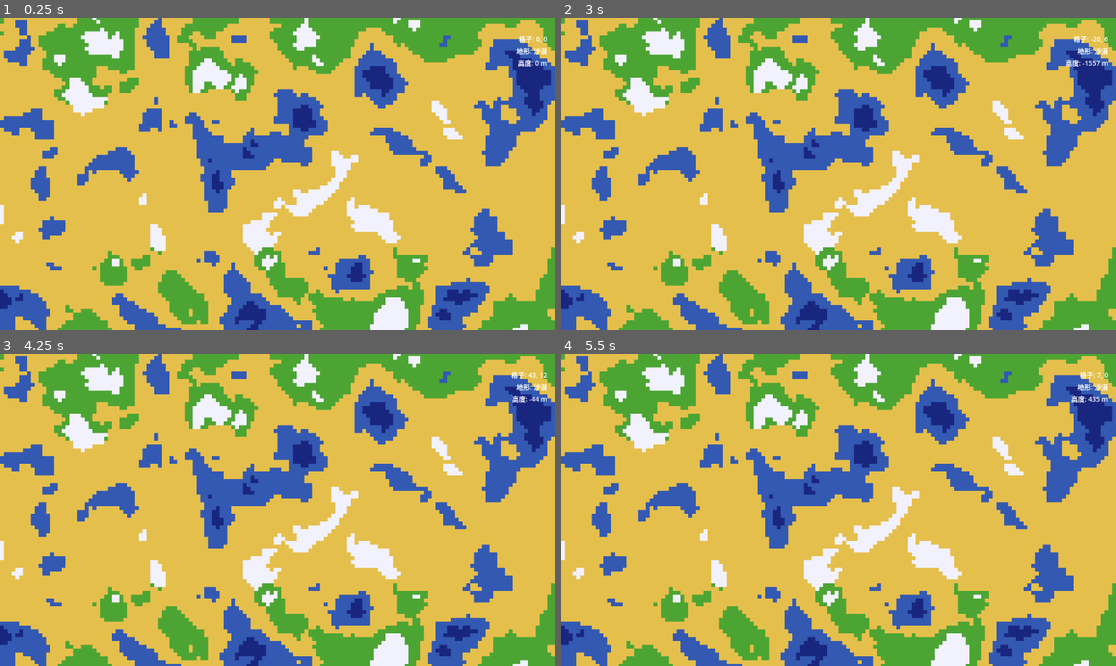
Above: before the commit, frames 1-4 (two rows, left to right).
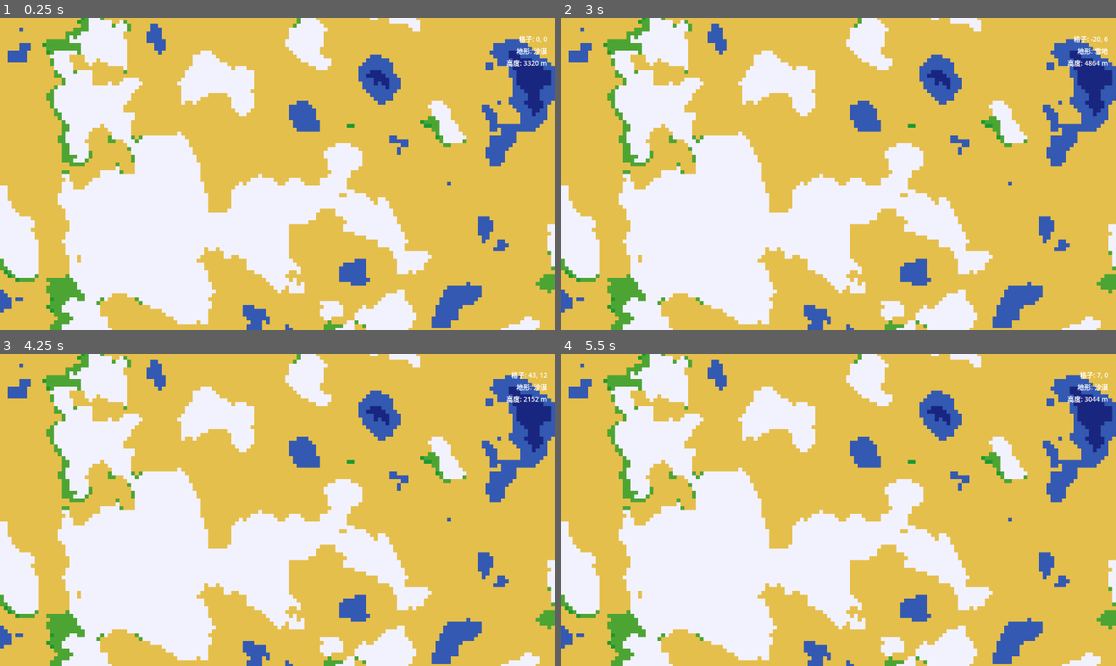
Above: after the commit, the same moments.

Repository: iiishop/cultivation-simulator
Game: Godot game, scene res://Scenes/map_view.tscn
The game is run twice, just before and just after one commit, with the same random seed, the same clock (stepped at 60 frames per second) and the same inputs.
Inputs (mouse positions are in pixels of both pictures, inside the frame that each line leads up to):
- Up to frame 1 (0.25 s): no input
- Up to frame 2 (3 s): tap Enter at 0.5, 2 s; move the mouse to (960, 158) at 0.52 s; click (960, 158) at 0.67 s; tap Space at 1.25, 2.75 s; drag from (727, 189) to (810, 236) at 1.27 s; move the mouse to (894, 105) at 2.02 s; click (894, 105) at 2.17 s; drag from (810, 236) to (672, 127) at 2.77 s
- Up to frame 3 (4.25 s): tap Enter at 3.5 s; move the mouse to (444, 556) at 3.52 s; click (444, 556) at 3.67 s
- Up to frame 4 (5.5 s): tap Space at 4.25 s; drag from (672, 463) to (755, 432) at 4.27 s; move the mouse to (866, 510) at 5.02 s; click (866, 510) at 5.17 s

The runs differ from the first frame. In frame 1, 48% of the frame differs, in the area x 0-100%, y 0-100%; in frame 2, 48%; in frame 3, 48%; in frame 4, 48%.

Commit message:
refactor: Enhance terrain generation logic and update map_view scene
- Removed unused node paths in map_view.tscn for cleaner scene structure.
- Improved terrain name retrieval logic in map_camera.gd to handle edge cases more robustly.
- Expanded terrain_generator.gd with additional noise functions for continent shaping, mountain ridges, and climate effects, enhancing the procedural generation of the map.

Diff:
--- a/Scenes/map_view.tscn
+++ b/Scenes/map_view.tscn
@@ -13,9 +13,6 @@
 
 [node name="MapController" type="Node" parent="." unique_id=640548792]
 script = ExtResource("2")
-camera = NodePath("../Camera2D")
-tile_map = NodePath("../TerrainMap")
-tile_info_label = NodePath("../UI/TileInfo")
 
 [node name="UI" type="CanvasLayer" parent="." unique_id=1127517855]
 
--- a/Scripts/map_camera.gd
+++ b/Scripts/map_camera.gd
@@ -84,7 +84,7 @@
 		if tile_map.has_method("get_terrain_name"):
 			terrain_name = tile_map.get_terrain_name(terrain_id)
 		elif terrain_id >= 0:
-			terrain_name = _default_terrain_names()[terrain_id] if terrain_id < 7 else "—"
+			terrain_name = _default_terrain_names()[terrain_id] if terrain_id >= 0 and terrain_id < _default_terrain_names().size() else "—"
 		if tile_map.has_method("get_height_meters_at_cell"):
 			var h_m: float = tile_map.get_height_meters_at_cell(cell)
 			height_str = "%d m" % int(snappedf(h_m, 1.0))
--- a/Scripts/terrain_generator.gd
+++ b/Scripts/terrain_generator.gd
@@ -1,10 +1,15 @@
 extends TileMapLayer
 
-## 地形生成器：使用 FastNoiseLite + 衰减生成海陆与气候，支持河流
+## 地形生成器：带偏向与故事性的地图（大陆轮廓、圣山、干旱带、边陲感）
 ## 使用 TileMapLayer（Godot 4.x 推荐），替代已弃用的 TileMap
-## 文档：godot-epub-docs TileMapLayer.set_cell(coords, source_id, atlas_coords, alternative_tile)
 
 var noise: FastNoiseLite
+var noise_continent: FastNoiseLite  # 大陆轮廓，低频大块
+var noise_dry: FastNoiseLite       # 干旱带分布
+var noise_ridge: FastNoiseLite    # 脊状噪声，形成山脉轮廓
+var noise_chain: FastNoiseLite    # 低频方向性，决定山链走向与分布
+var _story_peak_center: Vector2   # 圣山/世界中心
+var _story_dry_center: Vector2    # 干旱带中心（沙漠叙事）
 
 enum Terrain {
 	DEEP_OCEAN,
@@ -21,28 +26,79 @@
 	"深海", "海洋", "草原", "沙漠", "温带森林", "热带森林", "雪地"
 ]
 
+## 第一层：基础地表（仅沙漠/草原），森林不在此表
+## [温度带][湿度带] -> 沙漠 或 草原
+const BASE_BIOME_TABLE := [
+	[Terrain.GRASSLAND, Terrain.GRASSLAND, Terrain.GRASSLAND],   # 冷
+	[Terrain.GRASSLAND, Terrain.GRASSLAND, Terrain.GRASSLAND],   # 凉
+	[Terrain.DESERT, Terrain.GRASSLAND, Terrain.GRASSLAND],      # 暖
+	[Terrain.DESERT, Terrain.GRASSLAND, Terrain.GRASSLAND],      # 热
+]
+
+## 第二层：森林覆盖率阈值 + 扰动幅度（破直线边界）
+const FOREST_COVER_THRESHOLD := 0.48
+const FOREST_THRESHOLD_NOISE := 0.09
+## 第三层：温带/热带过渡带中心与扰动（连续过渡，不硬切）
+const FOREST_TROPICAL_CENTER := 0.55
+const FOREST_TYPE_NOISE := 0.14
+
 var _size := 512
 const TILE_SIZE := 16
 
-## 高度米制换算：原始高度约 [-1, 1]，海平面 0 → 0 m，1 单位 = 10 km
-## 深海约 -0.5 → -5000 m，雪线 0.4 → 4000 m，极高山约 1 → 10000 m
-const HEIGHT_TO_METERS := 10000.0
+## 高度米制：海平面 = 陆地/海洋分界（raw -0.25），陆地显示 ≥ 0 m
+## raw -0.5 → 约 -1500 m（深海），-0.25 → 0 m（海岸），0.4 → 4000 m（雪线），1 → 约 7700 m
+const SEA_LEVEL_RAW := -0.25
+const METERS_PER_RAW_UNIT := 4000.0 / (0.4 - SEA_LEVEL_RAW)
+
+## 湿度扩散：海岸高湿向内陆衰减（距离单位：格）
+const COASTAL_DECAY_SCALE := 28.0
+## 雨影：风向（风从西向东吹，背风侧=东侧变干）
+const RAIN_SHADOW_RAY_STEPS := 55
+const RAIN_SHADOW_HEIGHT_RAW := 0.1
+const RAIN_SHADOW_FACTOR := 0.38
+
+## 山链：脊状噪声强度；方向性采样缩放（形成连续山脉）
+const RIDGE_STRENGTH := 0.26
+const RIDGE_FREQ := 1.0 / 44.0
+const CHAIN_FREQ := 1.0 / 95.0
 
 func _ready() -> void:
 	if tile_set == null or tile_set.get_source_count() == 0:
 		tile_set = _create_placeholder_tileset()
+	var seed_val := randi()
 	noise = FastNoiseLite.new()
-	noise.seed = randi()
+	noise.seed = seed_val
 	noise.frequency = 1.0 / 32.0
 	noise.fractal_octaves = 4
-	print("[Generator]: 地形生成器启动 (TileMapLayer)")
+	noise_continent = FastNoiseLite.new()
+	noise_continent.seed = seed_val + 1
+	noise_continent.frequency = 1.0 / 80.0
+	noise_continent.fractal_octaves = 2
+	noise_dry = FastNoiseLite.new()
+	noise_dry.seed = seed_val + 2
+	noise_dry.frequency = 1.0 / 100.0
+	noise_dry.fractal_octaves = 1
+	# 脊状噪声：山脉轮廓
+	noise_ridge = FastNoiseLite.new()
+	noise_ridge.seed = seed_val + 10
+	noise_ridge.noise_type = FastNoiseLite.TYPE_SIMPLEX
+	noise_ridge.fractal_type = FastNoiseLite.FRACTAL_RIDGED
+	noise_ridge.frequency = RIDGE_FREQ
+	noise_ridge.fractal_octaves = 4
+	noise_ridge.fractal_lacunarity = 2.2
+	noise_ridge.fractal_gain = 0.5
+	# 低频方向性：山链走向与分布
+	noise_chain = FastNoiseLite.new()
+	noise_chain.seed = seed_val + 11
+	noise_chain.frequency = CHAIN_FREQ
+	noise_chain.fractal_octaves = 2
+	print("[Generator]: 地形生成器启动 (TileMapLayer, 故事性地图)")
 	generate(_size)
 
 
 func _create_placeholder_tileset() -> TileSet:
 	var ts := TileSet.new()
 	var atlas := TileSetAtlasSource.new()
-	var img := Image.create(7 * TILE_SIZE, TILE_SIZE, false, Image.FORMAT_RGBA8)
 	var colors := [
 		Color(0.1, 0.15, 0.5),   # 深海
 		Color(0.2, 0.35, 0.7),   # 海洋
@@ -52,25 +108,33 @@
 		Color(0.1, 0.6, 0.2),    # 热带森林
 		Color(0.95, 0.95, 1.0),  # 雪地
 	]
-	for i in 7:
+	var n := colors.size()
+	var img := Image.create(n * TILE_SIZE, TILE_SIZE, false, Image.FORMAT_RGBA8)
+	for i in n:
 		for px in range(i * TILE_SIZE, (i + 1) * TILE_SIZE):
 			for py in range(TILE_SIZE):
 				img.set_pixel(px, py, colors[i])
 	var tex := ImageTexture.create_from_image(img)
 	atlas.texture = tex
 	atlas.texture_region_size = Vector2i(TILE_SIZE, TILE_SIZE)
-	for i in 7:
+	for i in n:
 		atlas.create_tile(Vector2i(i, 0))
 	ts.add_source(atlas, SOURCE_ID)
 	return ts
 
 
+## 纬度因子：0=赤道，1=极地（用于温度）
+func _latitude(pos: Vector2) -> float:
+	return absf(pos.y / (0.5 * _size))
+
+
 func heat(pos: Vector2) -> float:
-	return absf(pos.y / (0.5 * _size))
-
-
+	return _latitude(pos)
+
+
+## 到世界中心的归一化距离（圆形衰减，避免南北/东西出现直线边界）
 func falloff_value(pos: Vector2) -> float:
-	var v := maxf(absf(pos.x) / (0.5 * _size), absf(pos.y) / (0.5 * _size))
+	var v := pos.length() / (0.5 * _size)
 	return evaluate(v)
 
 
@@ -80,31 +144,198 @@
 	return pow(x, A) / (pow(x, A) + pow(B - B * x, A))
 
 
+## 大陆轮廓：低频噪声，让陆地偏向成块而非均匀铺满
+func _world_shape(pos: Vector2) -> float:
+	var n := noise_continent.get_noise_2d(pos.x * 0.5, pos.y * 0.5)
+	return (n + 1.0) * 0.5
+
+
+## 圣山：中心点不变，范围缩小到约世界 1/9～1/8
+func _story_peak(pos: Vector2) -> float:
+	var d := pos.distance_to(_story_peak_center)
+	var sigma := _size * 0.04
+	var bump := exp(-d * d / (2.0 * sigma * sigma))
+	return bump * 0.7
+
+
+## 山链：脊状噪声 + 低频方向性，形成连续山脉（非到处小山包）
+func _mountain_ridge(pos: Vector2) -> float:
+	# 方向性采样：拉伸/旋转使脊状呈链状走向
+	var ax := pos.x * 0.022 + pos.y * 0.014
+	var ay := pos.y * 0.022 - pos.x * 0.009
+	var ridge_raw := noise_ridge.get_noise_2d(ax, ay)
+	# 脊状高值在 0~1，只取“山脊”侧
+	var ridge := clampf((ridge_raw + 1.0) * 0.5, 0.0, 1.0)
+	# 低频 mask：山链只出现在某些条带，避免全图乱峰
+	var chain := (noise_chain.get_noise_2d(pos.x * 0.012, pos.y * 0.012) + 1.0) * 0.5
+	chain = clampf(chain * 1.4 - 0.2, 0.0, 1.0)
+	return ridge * chain * RIDGE_STRENGTH
+
+
+## 干旱带：固定在世界一角（西南/东南/西北/东北），只占一隅
+func _story_dry_bias(pos: Vector2) -> float:
+	var d := pos.distance_to(_story_dry_center)
+	var sigma := _size * 0.028
+	var bump := exp(-d * d / (2.0 * sigma * sigma))
+	return bump * 0.12
+
+
+## 边陲感：适度压低边缘（与 falloff 一致用距离）
+func _frontier_falloff(pos: Vector2) -> float:
+	var v := pos.length() / (0.5 * _size)
+	return v * v * 0.08
+
+
+## 温度 0..1：1=炎热（赤道），0=寒冷（极地）；加噪声扰动避免南北直线分界
+func get_temperature(pos: Vector2) -> float:
+	var base := 1.0 - _latitude(pos)
+	var wobble := noise.get_noise_2d(pos.x * 0.025, pos.y * 0.025) * 0.24
+	return clampf(base + wobble, 0.0, 1.0)
+
+
+## 湿度 0..1：海岸高湿向内陆衰减 + 雨影（背风侧变干）+ 噪声与干旱带偏置
+func get_moisture(pos: Vector2, height_raw: float) -> float:
+	var base := clampf((height_raw + 0.25) / 0.65, 0.0, 1.0) * 0.6
+	var n := (noise_dry.get_noise_2d(pos.x * 0.15, pos.y * 0.15) + 1.0) * 0.5
+	var dry_bias := _story_dry_bias(pos)
+	return clampf(base + n * 0.4 - dry_bias * 2.5, 0.0, 1.0)
+
+
+## 带湿度扩散与雨影的湿度（用于 generate_land 预计算后）
+func _moisture_with_diffusion(coastal_humidity: float, rain_shadow: float, pos: Vector2, _height_raw: float) -> float:
+	var n := (noise_dry.get_noise_2d(pos.x * 0.15, pos.y * 0.15) + 1.0) * 0.5
+	var dry_bias := _story_dry_bias(pos)
+	var base := coastal_humidity * rain_shadow * (0.65 + n * 0.35)
+	return clampf(base - dry_bias * 2.2, 0.0, 1.0)
+
+
+## 第一层：基础地表（仅沙漠/草原）
+func _base_biome_from_climate(temperature: float, moisture: float) -> int:
+	var ti := int(clampf(temperature * 4.0, 0.0, 3.0))
+	var mi := int(clampf(moisture * 3.0, 0.0, 2.0))
+	return BASE_BIOME_TABLE[ti][mi]
+
+
+## 第二层：森林覆盖率 0~1（湿度×温度×地形，加扰动破硬边界）
+func _forest_coverage(temperature: float, moisture: float, height_raw: float, pos: Vector2) -> float:
+	var wet_warm := moisture * (0.38 + 0.55 * temperature)
+	var elev := clampf((height_raw - 0.15) / 0.25, 0.0, 1.0)
+	var elev_factor := 1.0 - 0.35 * elev
+	var raw := wet_warm * elev_factor
+	var wobble := noise.get_noise_2d(pos.x * 0.018, pos.y * 0.018) * 0.12
+	return clampf(raw + wobble, 0.0, 1.0)
+
+
+## 第二层：是否长森林（阈值带扰动，避免纬线状分界）
+func _forest_cover_threshold(pos: Vector2) -> float:
+	var wobble := noise.get_noise_2d(pos.x * 0.012, pos.y * 0.012) * FOREST_THRESHOLD_NOISE
+	return FOREST_COVER_THRESHOLD + wobble
+
+
+## 第三层：森林类型（连续温度过渡，温带↔热带无硬切）
+func _forest_type(temperature: float, pos: Vector2) -> int:
+	var wobble := noise.get_noise_2d(pos.x * 0.02, pos.y * 0.02) * FOREST_TYPE_NOISE
+	var t_eff := temperature + wobble
+	if t_eff >= FOREST_TROPICAL_CENTER:
+		return Terrain.TROPICAL_FOREST
+	return Terrain.TEMPERATE_FOREST
+
+
 func get_heightv(pos: Vector2) -> float:
-	return noise.get_noise_2d(pos.x, pos.y) - falloff_value(pos)
-
-
-## 返回该位置高度（米），海平面为 0
+	var base := noise.get_noise_2d(pos.x, pos.y)
+	var falloff := falloff_value(pos)
+	var continent := (_world_shape(pos) - 0.5) * 0.25
+	var peak := _story_peak(pos)
+	var ridge := _mountain_ridge(pos)
+	var frontier := _frontier_falloff(pos)
+	return base - falloff + continent + peak + ridge - frontier
+
+
+## 返回该位置高度（米），海平面 = 海岸线（raw -0.25）对应 0 m，陆地不再出现负海拔
 func get_height_meters(pos: Vector2) -> float:
-	return get_heightv(pos) * HEIGHT_TO_METERS
+	var raw := get_heightv(pos)
+	return (raw - SEA_LEVEL_RAW) * METERS_PER_RAW_UNIT
 
 
 ## 返回格子中心高度（米）
 func get_height_meters_at_cell(coords: Vector2i) -> float:
-	return get_heightv(Vector2(coords)) * HEIGHT_TO_METERS
+	var raw := get_heightv(Vector2(coords))
+	return (raw - SEA_LEVEL_RAW) * METERS_PER_RAW_UNIT
+
+
+func _cell_idx(x: int, y: int, half: int) -> int:
+	return (x + half) + (y + half) * _size
 
 
 func generate_land() -> void:
 	print("[Generator]: 开始生成陆地")
 	var total := _size * _size
+	var half := int(_size / 2.0)
+
+	# 1) 预计算高度
+	var height_grid := PackedFloat32Array()
+	height_grid.resize(total)
+	for x in range(-half, half):
+		for y in range(-half, half):
+			height_grid[_cell_idx(x, y, half)] = get_heightv(Vector2(x, y))
+
+	# 2) 从海洋向外 BFS，得到每格到最近海岸的步数（湿度扩散用）
+	var dist_grid := PackedInt32Array()
+	dist_grid.resize(total)
+	for k in total:
+		dist_grid[k] = -1
+	var q: Array = []
+	for x in range(-half, half):
+		for y in range(-half, half):
+			var h := height_grid[_cell_idx(x, y, half)]
+			if h <= SEA_LEVEL_RAW:
+				var idx := _cell_idx(x, y, half)
+				dist_grid[idx] = 0
+				q.append([x, y])
+	while q.size() > 0:
+		var cell: Array = q.pop_front()
+		var cx: int = cell[0]
+		var cy: int = cell[1]
+		var d := dist_grid[_cell_idx(cx, cy, half)]
+		for dx in [Vector2i(-1, 0), Vector2i(1, 0), Vector2i(0, -1), Vector2i(0, 1)]:
+			var nx: int = cx + dx.x
+			var ny: int = cy + dx.y
+			if nx < -half or nx >= half or ny < -half or ny >= half:
+				continue
+			var nidx := _cell_idx(nx, ny, half)
+			if dist_grid[nidx] >= 0:
+				continue
+			dist_grid[nidx] = d + 1
+			q.append([nx, ny])
+
+	# 3) 雨影：风从西向东，背风侧（山体东侧）变干
+	var upwind := Vector2i(-1, 0)
+	var rain_shadow_grid := PackedFloat32Array()
+	rain_shadow_grid.resize(total)
+	for x in range(-half, half):
+		for y in range(-half, half):
+			var idx := _cell_idx(x, y, half)
+			var my_h := height_grid[idx]
+			var max_h := my_h
+			for step in range(1, RAIN_SHADOW_RAY_STEPS):
+				var sx := x + upwind.x * step
+				var sy := y + upwind.y * step
+				if sx < -half or sx >= half or sy < -half or sy >= half:
+					break
+				var h := height_grid[_cell_idx(sx, sy, half)]
+				if h > max_h:
+					max_h = h
+			if max_h > my_h + RAIN_SHADOW_HEIGHT_RAW:
+				rain_shadow_grid[idx] = RAIN_SHADOW_FACTOR
+			else:
+				rain_shadow_grid[idx] = 1.0
+
+	# 4) 写格：水域/雪按高度；陆地按 海岸湿度×雨影×噪声 查 Whittaker 表
 	var i := 0
-	var half := int(_size / 2.0)
-
 	for x in range(-half, half):
 		for y in range(-half, half):
 			var pos := Vector2(x, y)
-			var h := get_heightv(pos)
-			var t := heat(pos)
+			var h := height_grid[_cell_idx(x, y, half)]
 			var coords := Vector2i(x, y)
 
 			if h >= -0.5 and h <= -0.25:
@@ -113,13 +344,23 @@
 				set_cell(coords, SOURCE_ID, Vector2i(Terrain.DEEP_OCEAN, 0), 0)
 			elif h >= 0.4:
 				set_cell(coords, SOURCE_ID, Vector2i(Terrain.SNOW, 0), 0)
-			elif h >= -0.25 and h <= 0.4:
-				if (h + 0.3) * t < 0.05:
-					set_cell(coords, SOURCE_ID, Vector2i(Terrain.DESERT, 0), 0)
+			else:
+				var dist := dist_grid[_cell_idx(x, y, half)]
+				if dist < 0:
+					dist = _size
+				var coastal_humidity := 1.0 / (1.0 + float(dist) / COASTAL_DECAY_SCALE)
+				var rain_shadow := rain_shadow_grid[_cell_idx(x, y, half)]
+				var moisture := _moisture_with_diffusion(coastal_humidity, rain_shadow, pos, h)
+				var temperature := get_temperature(pos)
+				var base_biome := _base_biome_from_climate(temperature, moisture)
+				var forest_cover := _forest_coverage(temperature, moisture, h, pos)
+				var threshold := _forest_cover_threshold(pos)
+				var terrain_id: int
+				if forest_cover >= threshold:
+					terrain_id = _forest_type(temperature, pos)
 				else:
-					set_cell(coords, SOURCE_ID, Vector2i(Terrain.GRASSLAND, 0), 0)
-			else:
-				set_cell(coords, SOURCE_ID, Vector2i(Terrain.GRASSLAND, 0), 0)
+					terrain_id = base_biome
+				set_cell(coords, SOURCE_ID, Vector2i(terrain_id, 0), 0)
 
 			i += 1
 			if i % 8192 == 0:
@@ -147,62 +388,18 @@
 	return t == Terrain.DEEP_OCEAN or t == Terrain.OCEAN
 
 
-func get_closest_lower_cell(cell_p: Vector2i) -> Vector2:
-	var dirs := [Vector2i(-1, 0), Vector2i(0, -1), Vector2i(1, 0), Vector2i(0, 1)]
-	var best_dir := Vector2i.ZERO
-	var min_h := get_heightv(Vector2(cell_p))
-
-	for d in dirs:
-		var p := Vector2(cell_p + d)
-		var h := get_heightv(p)
-		if h < min_h:
-			min_h = h
-			best_dir = d
-	return Vector2(best_dir)
-
-
-func create_pond(river: Array) -> void:
-	for i in river.size():
-		var r := pow(i / 32.0, 2.0)
-		var center: Vector2 = river[i]
-		var half_r := int(r * 0.5)
-		for ox in range(-half_r, half_r + 1):
-			for oy in range(-half_r, half_r + 1):
-				var c := Vector2i(int(center.x) + ox, int(center.y) + oy)
-				if get_terrain_at_cell(c) >= 0:
-					set_cell(c, SOURCE_ID, Vector2i(Terrain.OCEAN, 0), 0)
-
-
-func generate_river(start_x: int, start_y: int) -> void:
-	var river: Array[Vector2] = []
-	var cell_p := Vector2i(start_x, start_y)
-	print("[Generator]: 河流起点 x:", start_x, " y:", start_y)
-
-	while true:
-		var direction := get_closest_lower_cell(cell_p)
-		if direction == Vector2.ZERO:
-			break
-		var next := cell_p + Vector2i(int(direction.x), int(direction.y))
-		if is_water_cell(next):
-			break
-		cell_p = next
-		river.append(Vector2(cell_p))
-		set_cell(cell_p, SOURCE_ID, Vector2i(Terrain.OCEAN, 0), 0)
-		create_pond(river)
-
-	print("[Generator]: 河流长度 ", river.size())
-
-
 func generate(size: int) -> void:
 	_size = size
+	_story_peak_center = Vector2(randf_range(-0.08, 0.08) * _size, randf_range(-0.08, 0.08) * _size)
+	# 干旱带随机放在地图一角：西北/东北/西南/东南
+	var half := _size * 0.5
+	var corner := randi() % 4  # 0=西北 1=东北 2=西南 3=东南
+	var cx := half * randf_range(0.28, 0.42)
+	var cy := half * randf_range(0.28, 0.42)
+	match corner:
+		0: _story_dry_center = Vector2(-cx, -cy)
+		1: _story_dry_center = Vector2(cx, -cy)
+		2: _story_dry_center = Vector2(-cx, cy)
+		_: _story_dry_center = Vector2(cx, cy)
 	generate_land()
-	var half := int(size / 2.0)
-	var river_count := randi() % 15 + 5
-	for _i in river_count:
-		var x := randi_range(-half, half - 1)
-		var y := randi_range(-half, half - 1)
-		if is_water_cell(Vector2i(x, y)):
-			continue
-		generate_river(x, y)
-	# 文档：TileMapLayer 更新在帧末批处理，update_internals() 立即刷新显示
 	update_internals()
